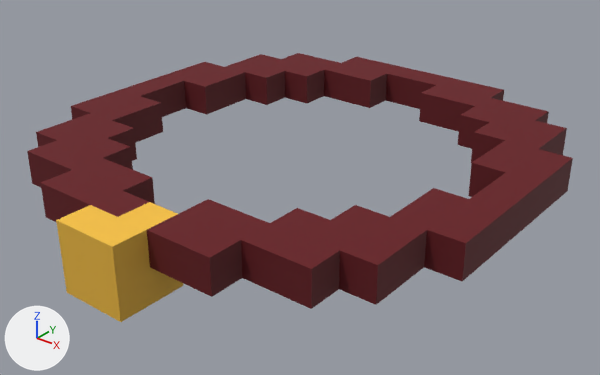
Before and after pictures for a commit that changed the glTF model www/proto3d/models/beth/equipment/meshes/companion/collar_epic_lod1.glb.
Camera for both pictures: a 50 mm lens placed at (0.231, -0.282, 0.159), pointed at (0.01, -0.005, -0.013). Arrows for +X, +Y and +Z are at lower left; the lights stay in place. The picture after the commit comes second. Vertices at exactly the same position are counted once.

Before the edit, the objects in view are built like this:
```python
me_collar_epic_lod1 = bpy.data.meshes.new('collar_epic_lod1')
me_collar_epic_lod1.from_pydata(...)  # 159 vertices, 232 faces; spans x -0.108..0.116, y -0.124..0.116, z -0.02..0.012
me_collar_epic_lod1.materials.append(mat_vox)
ob_collar_epic_lod1 = bpy.data.objects.new('collar_epic_lod1', me_collar_epic_lod1)
ob_collar_epic_lod1.location = (0.0, 0.0, 0.0)
```
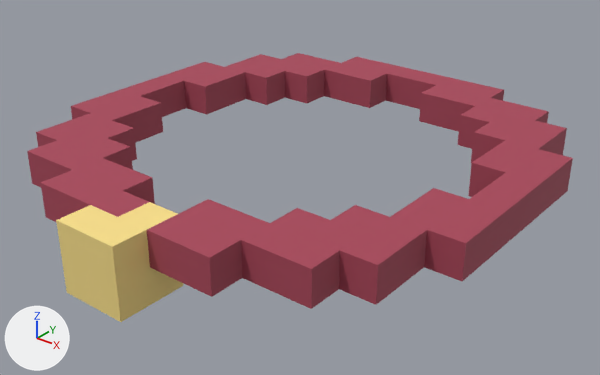
What differs and where, as boxes (x1, y1, x2, y2) in the pictures (600 x 375 px):
part 1 of me_collar_epic_lod1, recoloured (dark red to red)
    both: (27, 53, 573, 309)
part 2 of me_collar_epic_lod1, recoloured
    both: (56, 202, 184, 322)

What the commit changed:
me_collar_epic_lod1 has 159 vertices, 232 faces and spans x -0.108..0.116, y -0.124..0.116, z -0.02..0.012.
me_collar_epic_lod1 is used by ob_collar_epic_lod1; location (0.0, 0.0, 0.0).
me_collar_epic_lod1 part 1: 212 faces centred in x -0.108..0.116, y -0.108..0.116, z -0.004..0.012 are repainted in the vertex colours; the middle colour goes from dark red #5b0510 to red #a24255.
me_collar_epic_lod1 part 2: 20 faces centred in x -0.012..0.02, y -0.124..-0.092, z -0.02..0.012 are repainted in the vertex colours; the middle colour goes from yellow #d8a836 to yellow #edd482.
